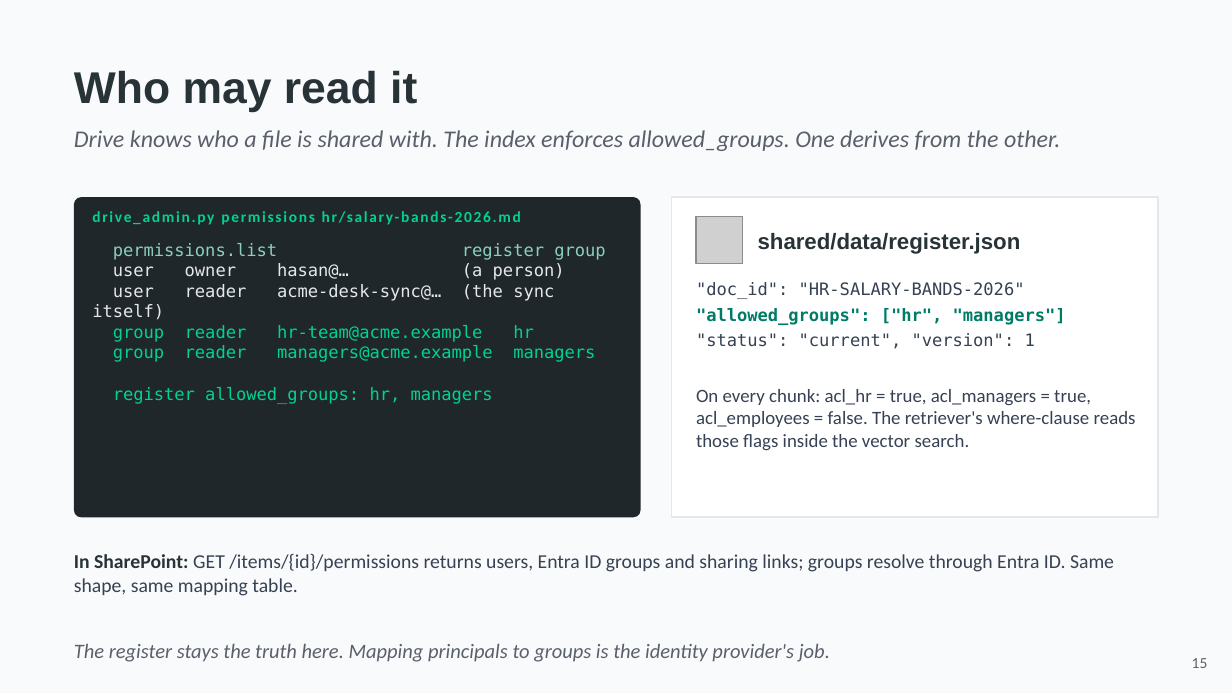
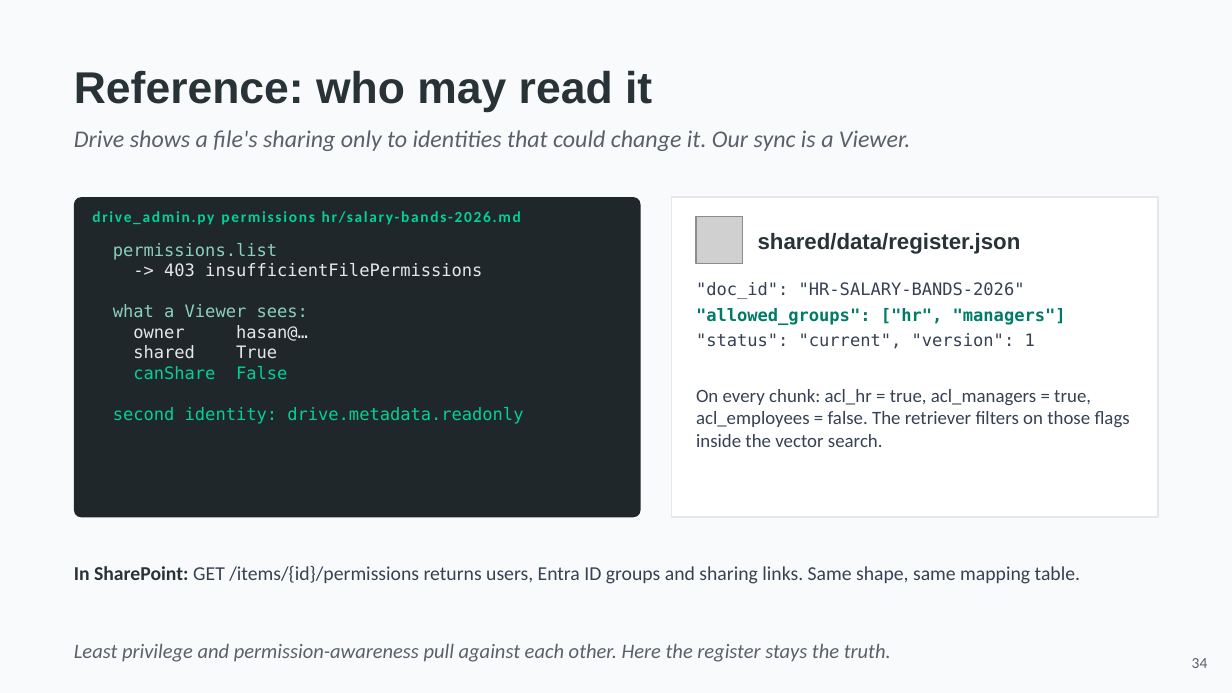
Before and after one commit to hasankanaan26/acme-desk, a slide deck: slide 34 of slides/part1-source.pptx (slide 15 before the commit). Drawn at 1232x693 pixels with LibreOffice and Linux fonts; fonts in the diff are those of the drawing; grey boxes stand for pictures. Boxes give left, top, right and bottom in pixels: in the first picture for what was removed or moved away, otherwise in the second. Text is boxed around its words. In the diff, an @@ line names an element or a change of style, - is before the commit and + after.

```diff
--- a/slides/part1-source.pptx
+++ b/slides/part1-source.pptx
@@ text at [74,70,652,113]: text changed @@
-Who may read it
+Reference: who may read it
@@ text at [74,130,910,151]: text changed @@
-Drive knows who a file is shared with. The index enforces allowed_groups. One derives from the other.
+Drive shows a file's sharing only to identities that could change it. Our sync is a Viewer.
@@ text at [113,243,523,424]: text changed; text colour #01D294 to #E5E7EB @@
-permissions.list register group
-user owner hasan@… (a person)
-user reader acme-desk-sync@… (the sync itself)
-group reader hr-team@acme.example hr
-group reader managers@acme.example managers
-register allowed_groups: hr, managers
+permissions.list
+-> 403 insufficientFilePermissions
+what a Viewer sees:
+owner hasan@…
+shared True
+canShare False
+second identity: drive.metadata.readonly
@@ text at [696,389,1130,447]: text changed @@
-On every chunk: acl_hr = true, acl_managers = true, acl_employees = false. The retriever's where-clause reads those flags inside the vector search.
+On every chunk: acl_hr = true, acl_managers = true, acl_employees = false. The retriever filters on those flags inside the vector search.
@@ text at [74,566,1080,584]: text changed @@
-In SharePoint: GET /items/{id}/permissions returns users, Entra ID groups and sharing links; groups resolve through Entra ID. Same shape, same mapping table.
+In SharePoint: GET /items/{id}/permissions returns users, Entra ID groups and sharing links. Same shape, same mapping table.
@@ text at [74,644,891,662]: text changed @@
-The register stays the truth here. Mapping principals to groups is the identity provider's job.
+Least privilege and permission-awareness pull against each other. Here the register stays the truth.
@@ text at [1192,658,1208,668]: text changed @@
-15
+34
```
Also in this commit, not shown: 14 other slides changed, 21 slides added, 6 slides removed, 28 other files.
